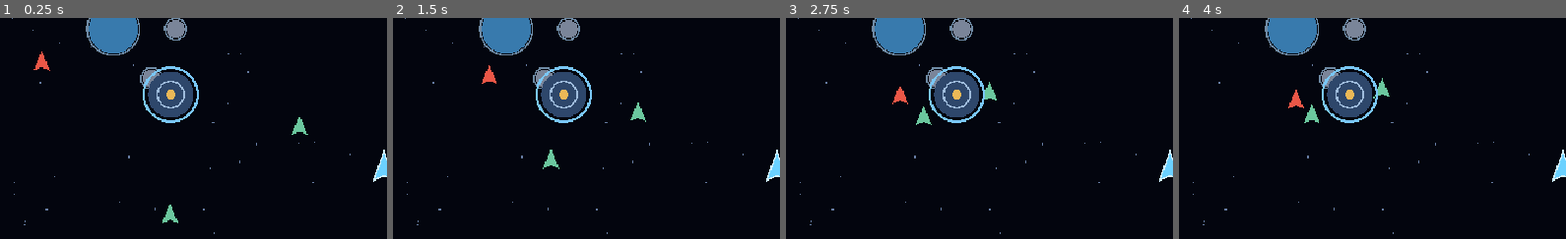
Above: before the commit, frames 1-4 (left to right).
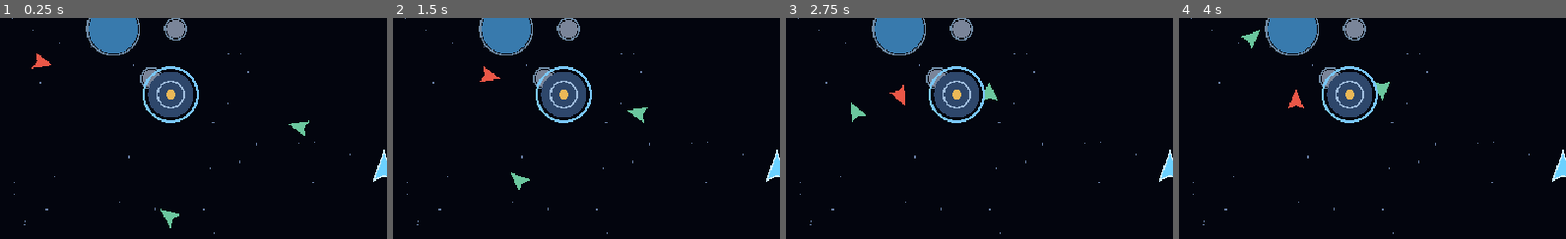
Above: after the commit, the same moments.

Repository: DARTVADER1-DROID/Star-Forge
Game: Godot game, scene res://scenes/main.tscn
Two runs of this game, one before a commit and one after it. Both use one fixed random seed, a clock stepped at 60 frames per second and the inputs below.
Inputs (mouse positions are % of the whole screen's width and height, from its top left):
- Up to frame 1 (0.25 s): no input
- Up to frame 2 (1.5 s): move the mouse to (72, 45) at 0.52 s; click (72, 45) at 0.67 s; drag from (29, 55) to (12, 29) at 1.27 s
- Up to frame 3 (2.75 s): move the mouse to (60, 28) at 2.02 s; click (60, 28) at 2.17 s
- Up to frame 4 (4 s): drag from (45, 70) to (19, 35) at 2.77 s; move the mouse to (80, 65) at 3.52 s; click (80, 65) at 3.67 s
The pictures show only the part of the screen within x 0-50%, y 16-66%; the shares and areas given below are measured in that part.

The runs differ from the first frame. In frame 1, 0.4% of the frame differs, in the area x 8-80%, y 15-96%; in frame 2, 0.5%, in the area x 22-66%, y 21-78%; in frame 3, 0.4%; in frame 4, 0.4%.

Commit message:
Orient NPC ship sprites along their travel direction

Diff:
--- a/scripts/npc/npc_ship.gd
+++ b/scripts/npc/npc_ship.gd
@@ -71,6 +71,8 @@
     velocity = velocity.limit_length(maximum_speed)
     velocity *= pow(0.985,delta*60.0)
     move_and_slide()
+    if velocity.length_squared() > 1.0:
+        rotation = velocity.angle() + PI / 2.0
     if role_id == "pirate" and is_instance_valid(target) and global_position.distance_to(target.global_position)<320.0:
         _fire_at_target()
     queue_redraw()
